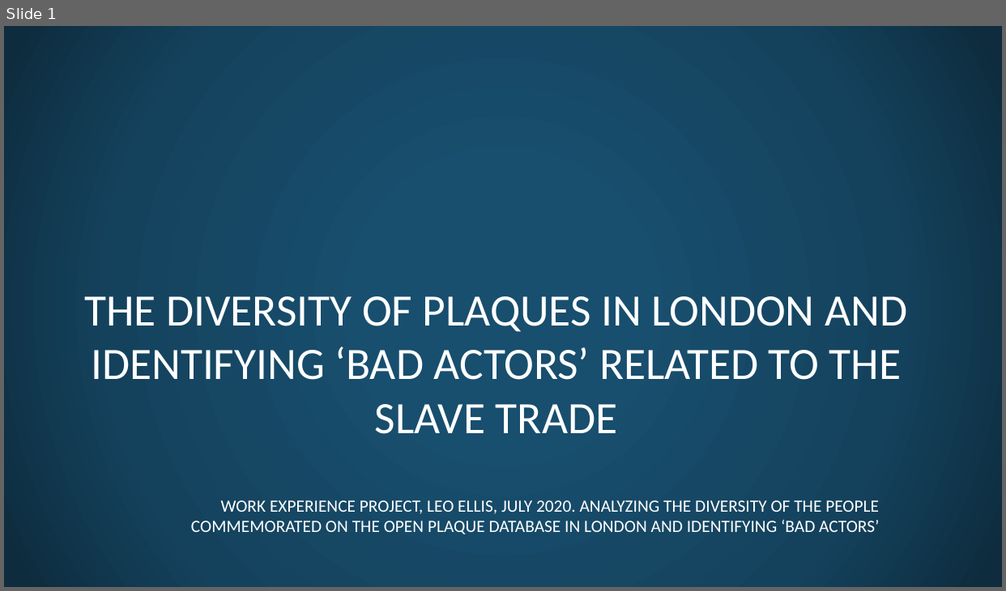
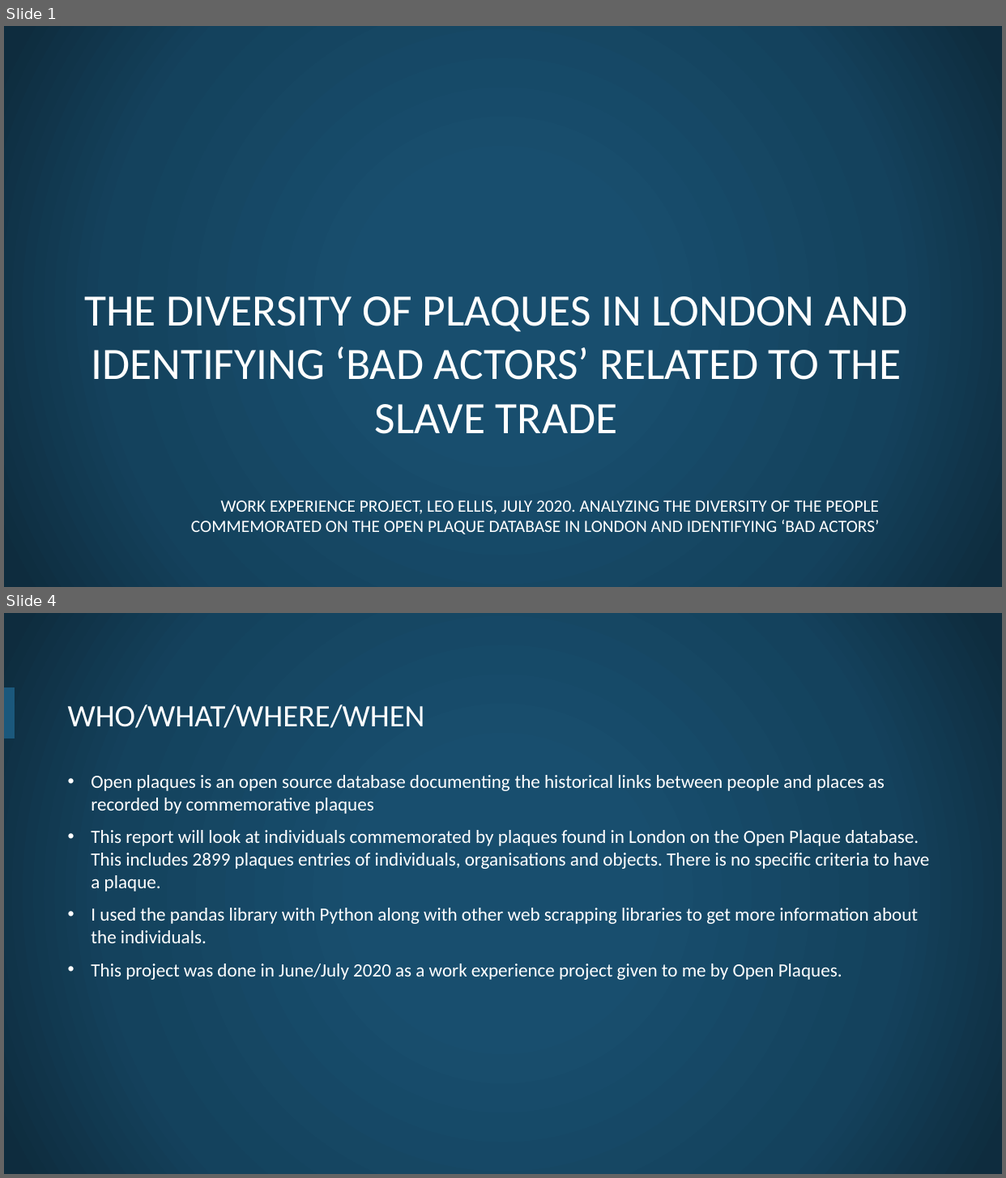
Before and after one commit to openheritage/open-plaques-diversity, a slide deck: The diversity of plaques in London.pptx. Shown one above the other, each under a label of ours: slide 1 before the commit, slides 1 and 4 after it; the slides between them are not shown. The pictures are 1006x591 and 1006x1178 pixels, drawn with LibreOffice and Linux fonts; fonts in the diff are those of the drawing; background and template pictures are left out. Boxes give left, top, right and bottom in pixels: in the first picture for what was removed or moved away, otherwise in the second. Text is boxed around its words. In the diff, an @@ line names an element or a change of style, - is before the commit and + after.

```diff
--- a/The diversity of plaques in London.pptx
+++ b/The diversity of plaques in London.pptx
@@ slide 4 added at bbox=[4, 613, 1002, 1174], background picture (left out) @@
@@ line added from (9, 734) to (9, 692), #1B587C 10 pt @@
@@ title added at bbox=[68, 705, 425, 728], 30 pt, text #FFFFFF @@
+WHO/WHAT/WHERE/WHEN
@@ text added at bbox=[91, 775, 929, 980], 18 pt, text #FFFFFF @@
+• Open plaques is an open source database documenting the historical links between people and places as recorded by commemorative plaques
+• This report will look at individuals commemorated by plaques found in London on the Open Plaque database. This includes 2899 plaques entries of individuals, organisations and objects. There is no specific criteria to have a plaque.
+• I used the pandas library with Python along with other web scrapping libraries to get more information about the individuals.
+• This project was done in June/July 2020 as a work experience project given to me by Open Plaques.
```
Also in this commit, not shown: 5 slides changed, 4 other slides added, 3 slides removed.
